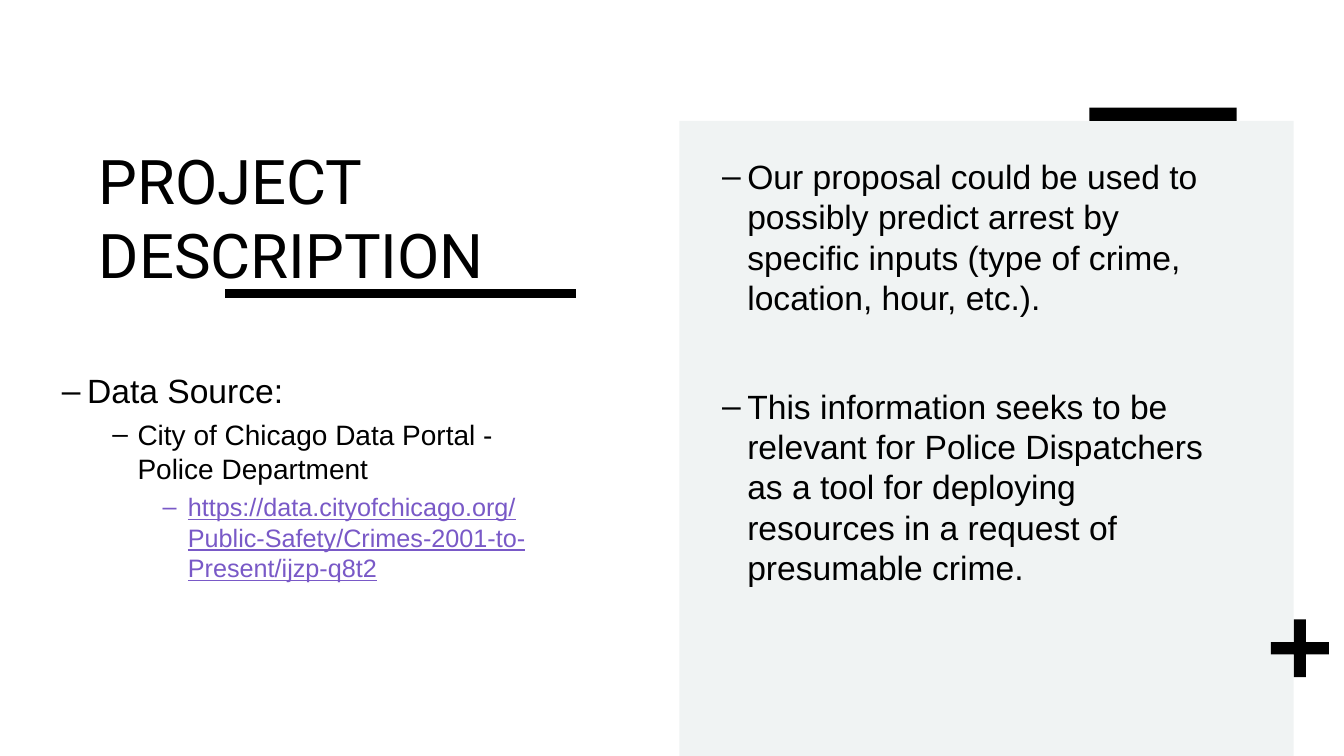
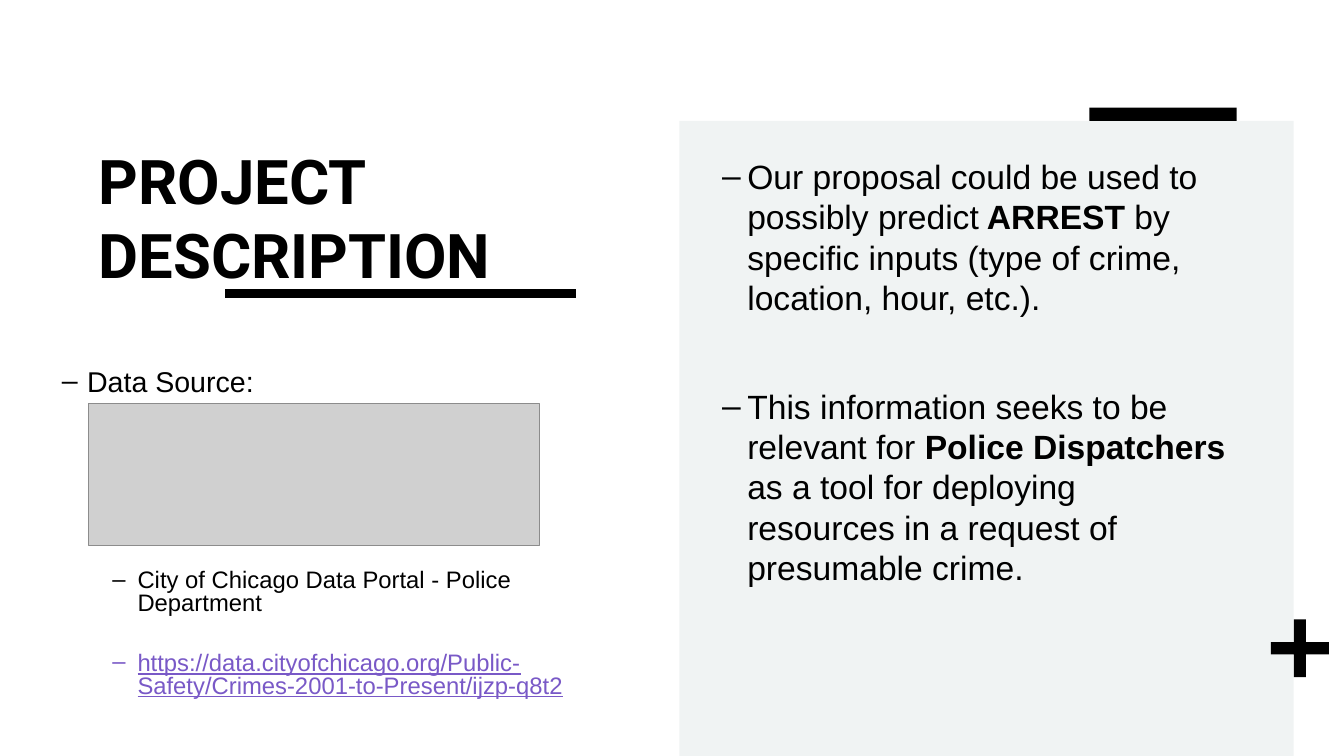
Before and after one commit to Karla-Flores/Arrests-Predictor, a slide deck: slide 2 of Group 2 - Arrest predictor.pptx. Drawn at 1344x756 pixels with LibreOffice and Linux fonts; fonts in the diff are those of the drawing; grey boxes stand for pictures. Boxes give left, top, right and bottom in pixels: in the first picture for what was removed or moved away, otherwise in the second. Text is boxed around its words. In the diff, an @@ line names an element or a change of style, - is before the commit and + after.

```diff
--- a/Group 2 - Arrest predictor.pptx
+++ b/Group 2 - Arrest predictor.pptx
@@ title "PROJECT DESCRIPTION" at <box>99,159,491,293</box>: bold on @@
@@ text at <box>747,164,1197,317</box>: text changed @@
-– Our proposal could be used to possibly predict arrest by specific inputs (type of crime, location, hour, etc.).
+– Our proposal could be used to possibly predict ARREST by specific inputs (type of crime, location, hour, etc.).
@@ text "Data Source:" at <box>87,372,563,699</box>: size 24 to 20.4 pt in "Data Source:"; size 20 to 17 pt in "City of Chicago Data Portal - Police ..."; size 18 to 17 pt in "https://data.cityofchicago.org/Public-Safety/Crimes-2001-to- ..."; line spacing 1 to 0.8; list level 3 to 2 in "https://data.cityofchicago.org/Public-Safety/Crimes-2001-to- ..." @@
@@ picture added at <box>89,404,539,545</box> @@
@@ text at <box>747,394,1225,587</box>: bold on in "Police Dispatchers" @@
```
Also in this commit, not shown: 3 other slides changed, 2 slides removed.
